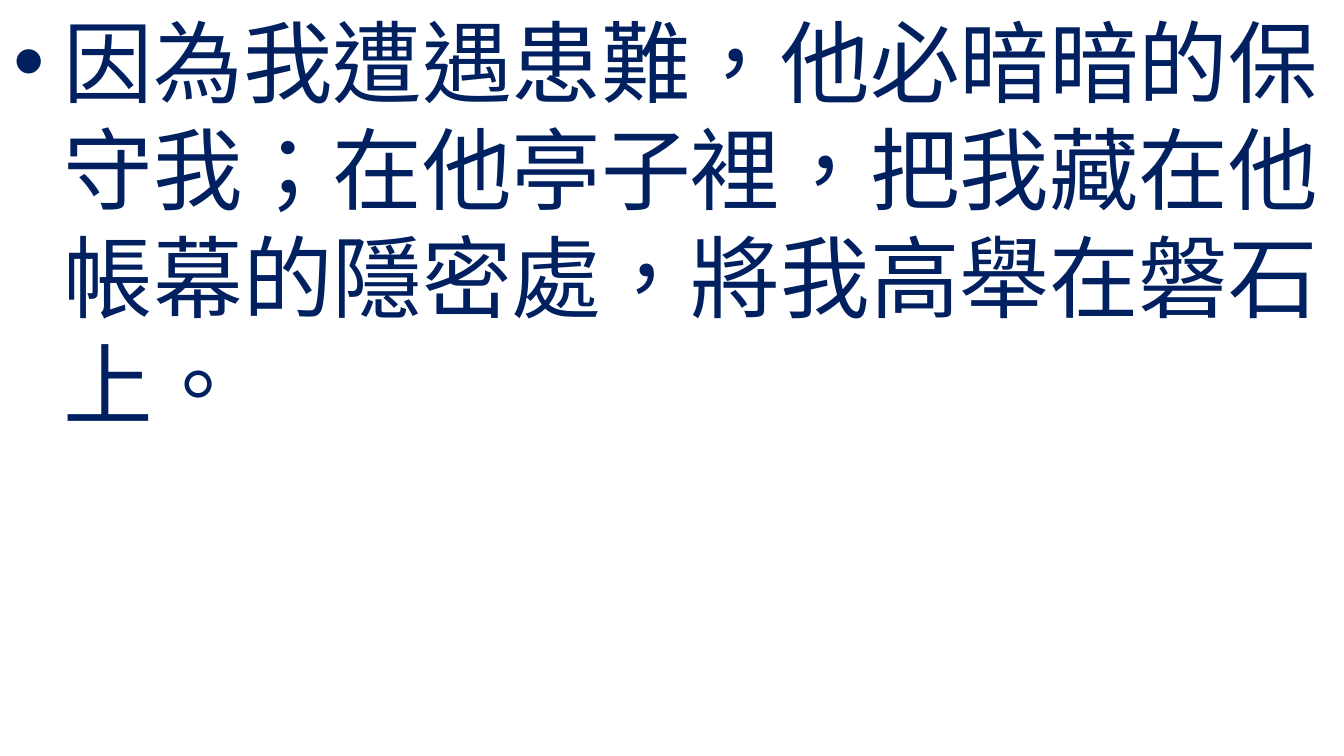
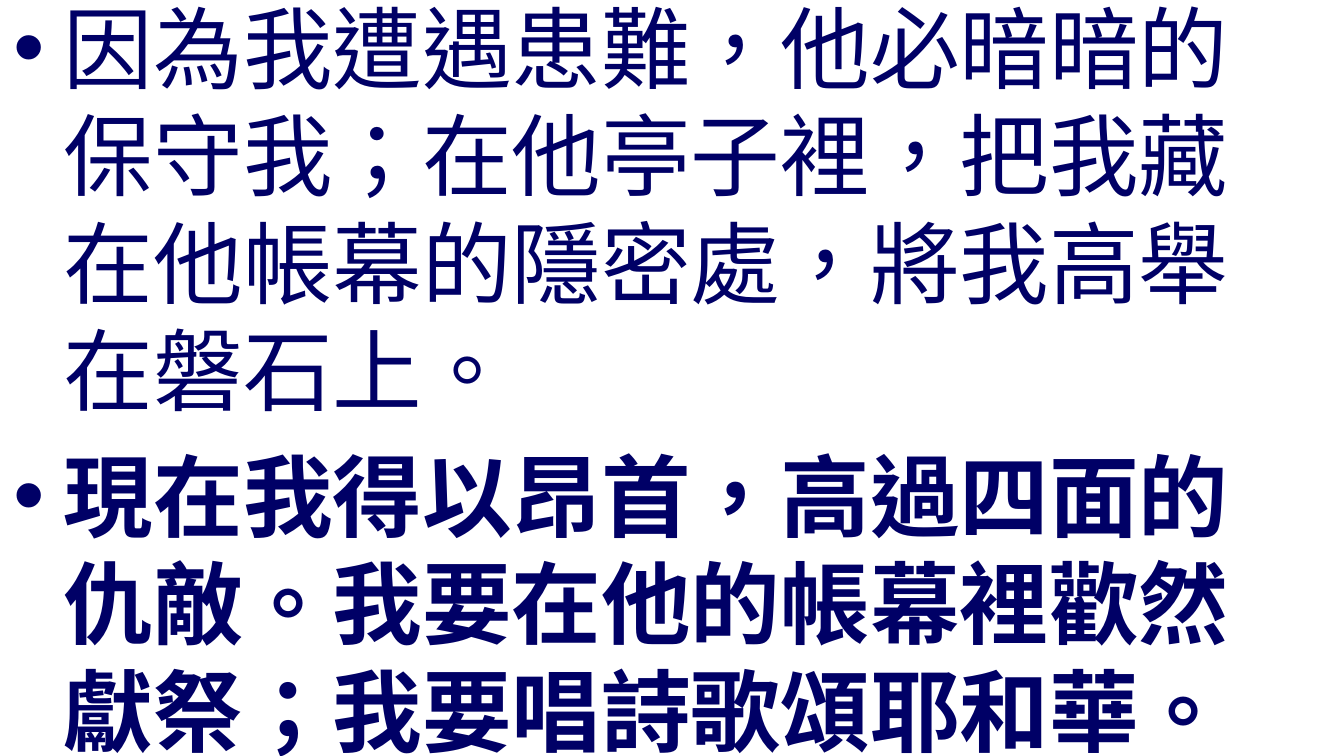
Before and after one commit to batisuoc/worship-resources, a slide deck: slide 4 of 63主是力量.pptx. Drawn at 1344x756 pixels with LibreOffice and Linux fonts; fonts in the diff are those of the drawing; background and template pictures are left out. Boxes give left, top, right and bottom in pixels: in the first picture for what was removed or moved away, otherwise in the second. Text is boxed around its words. In the diff, an @@ line names an element or a change of style, - is before the commit and + after.

Commit message:
Update 63

```diff
--- a/63主是力量.pptx
+++ b/63主是力量.pptx
@@ text "因為我遭遇患難，他必暗暗的保守我；在他亭子裡，把我藏在他帳幕的隱密處，將我高舉在磐石上。" at (x1=64, y1=6, x2=1229, y2=756): vertical alignment top to middle @@
@@ text at (x1=64, y1=6, x2=1229, y2=412): text colour #002060 to #000066 in "因為我遭遇患難，他必暗暗的保守我；在他亭子裡，把我藏在他帳幕的隱密處，將我高舉在磐石上。" @@
@@ text at (x1=64, y1=453, x2=1229, y2=756): paragraph added @@
+• 現在我得以昂首，高過四面的仇敵。我要在他的帳幕裡歡然獻祭；我要唱詩歌頌耶和華。
```
Also in this commit, not shown: 5 other slides changed, 1 slide removed.
